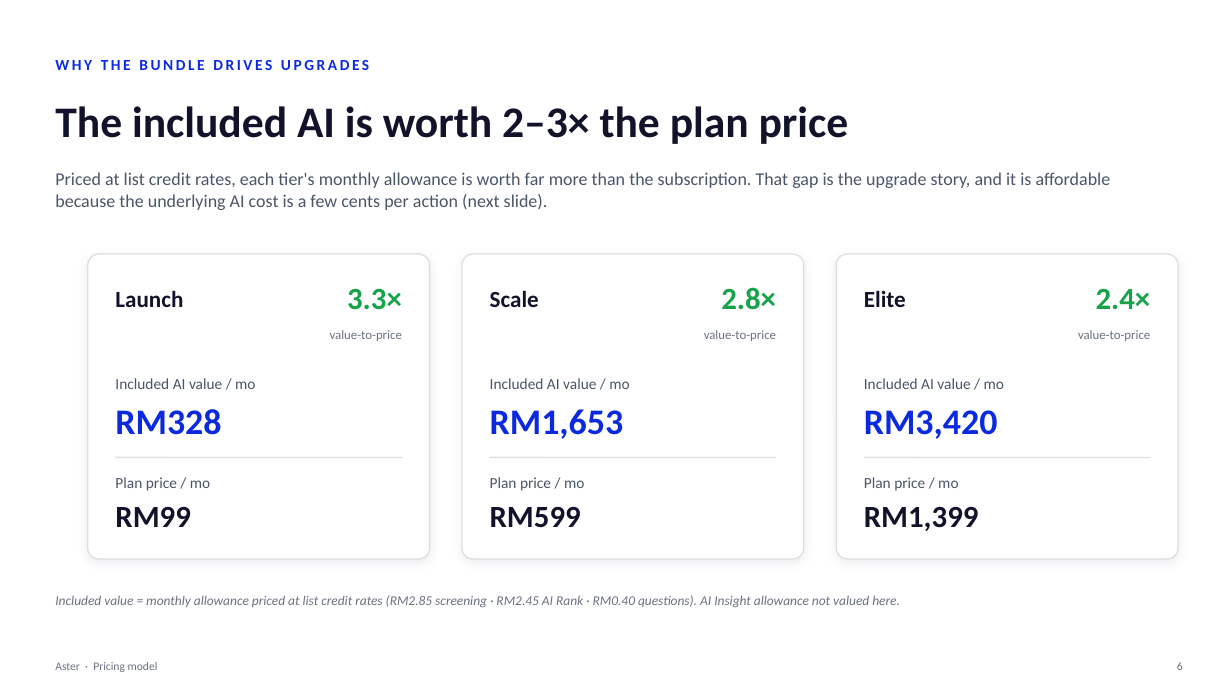
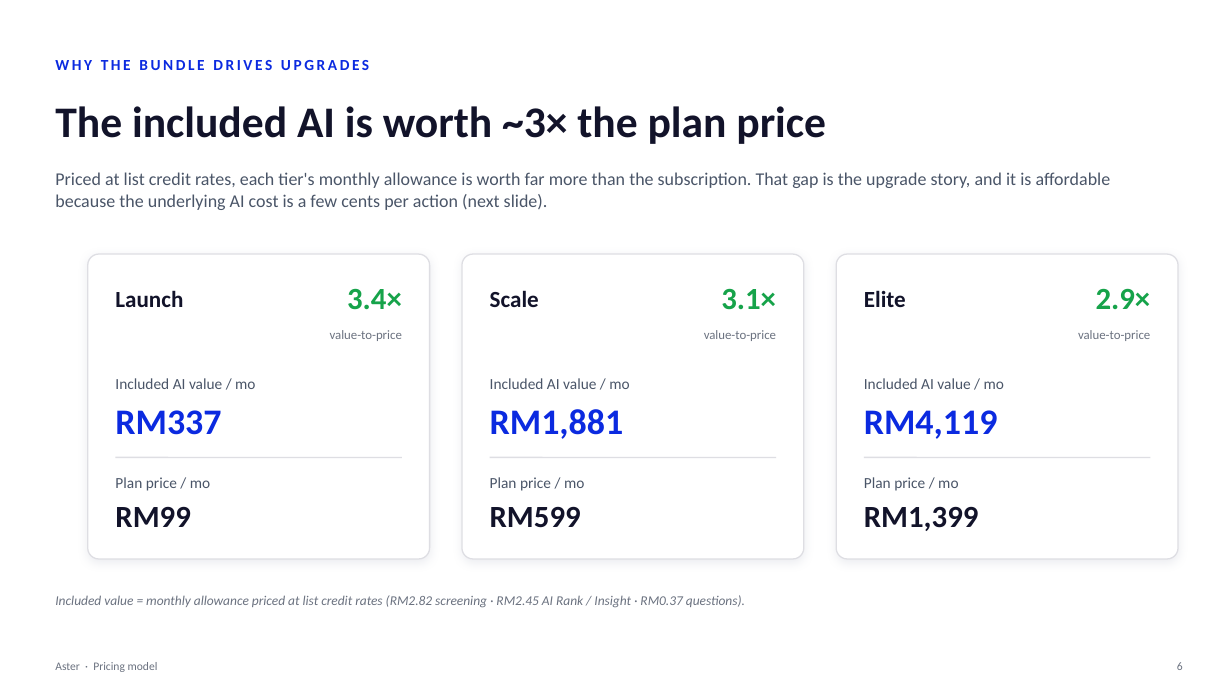
Before and after one commit to shahramly83/aster, a slide deck: slide 6 of docs/aster-pricing.pptx. Drawn at 1232x693 pixels with LibreOffice and Linux fonts; fonts in the diff are those of the drawing. Boxes give left, top, right and bottom in pixels: in the first picture for what was removed or moved away, otherwise in the second. Text is boxed around its words. In the diff, an @@ line names an element or a change of style, - is before the commit and + after.

```diff
--- a/docs/aster-pricing.pptx
+++ b/docs/aster-pricing.pptx
@@ text at [55, 106, 826, 144]: text changed @@
-The included AI is worth 2–3× the plan price
+The included AI is worth ~3× the plan price
@@ text at [347, 288, 402, 310]: text changed @@
-3.3×
+3.4×
@@ text at [721, 288, 776, 310]: text changed @@
-2.8×
+3.1×
@@ text at [1096, 288, 1151, 309]: text changed @@
-2.4×
+2.9×
@@ text at [115, 410, 221, 435]: text changed @@
-RM328
+RM337
@@ text at [490, 409, 624, 439]: text changed @@
-RM1,653
+RM1,881
@@ text at [864, 410, 998, 439]: text changed @@
-RM3,420
+RM4,119
@@ text at [55, 595, 745, 608]: text changed @@
-Included value = monthly allowance priced at list credit rates (RM2.85 screening · RM2.45 AI Rank · RM0.40 questions). AI Insight allowance not valued here.
+Included value = monthly allowance priced at list credit rates (RM2.82 screening · RM2.45 AI Rank / Insight · RM0.37 questions).
```
Also in this commit, not shown: 7 other slides changed.
